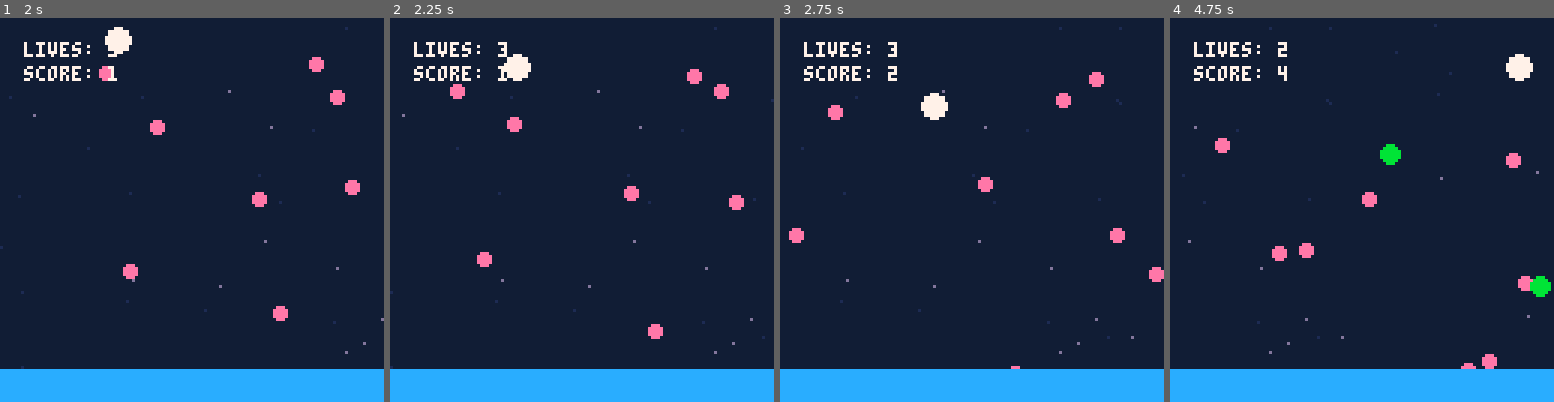
Above: before the commit, frames 1-4 (left to right).
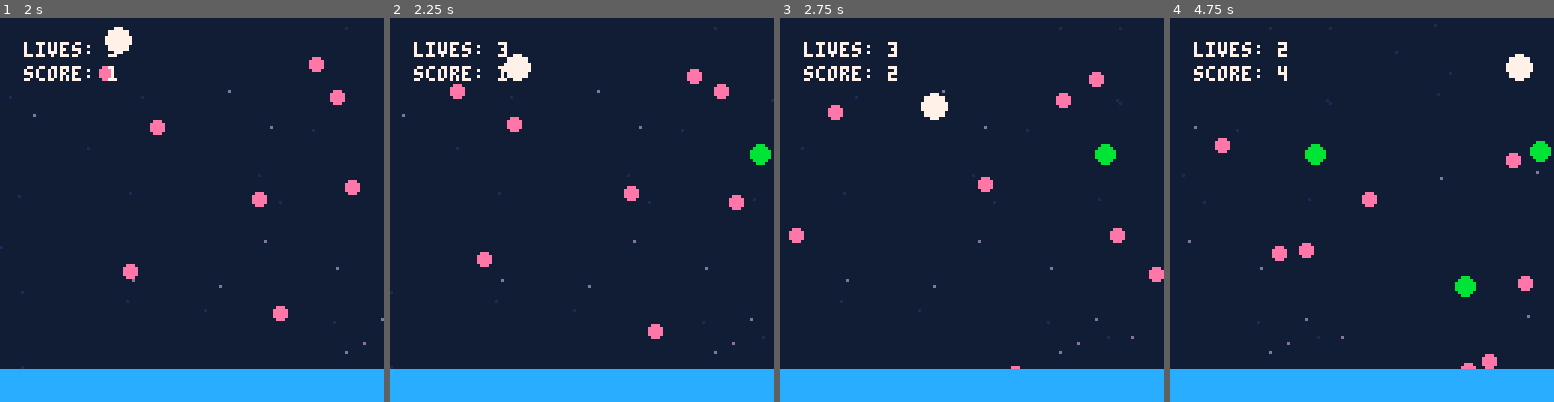
Above: after the commit, the same moments.

Repository: jmross/pico8-balloon-journey
Game: PICO-8 cartridge trip.p8
Two runs of this game, one before a commit and one after it. Both use one fixed random seed, a clock stepped at 60 frames per second and the inputs below.
Inputs:
- Up to frame 1 (2 s): tap X (X key) at 0.33, 1.07, 1.85 s; tap O (Z key) at 0.7, 1.7 s; hold Right from 1.6 s (still down)
- Up to frame 2 (2.25 s): release Right at 2.1 s; tap O (Z key) at 2.1 s; hold Up from 2.15 s (still down)
- Up to frame 3 (2.75 s): release Up at 2.42 s; hold Right from 2.47 s (still down); tap O (Z key) at 2.5 s
- Up to frame 4 (4.75 s): tap O (Z key) every 0.4 s from 2.9 to 4.5 s; tap X (X key) at 2.97, 4.08 s; release Right at 3.03 s; hold Left 3.08-3.58 s; hold Down 3.63-3.97 s; hold Right 4.02-4.68 s; hold Up from 4.73 s (still down)

Frame 1 is identical in both runs. In frame 2, 0.2% of the frame differs, in the area x 93-100%, y 32-39%; in frame 3, 0.2%; in frame 4, 1.1%, in the area x 35-100%, y 32-73%.

Commit message:
More balloons

Diff:
--- a/main.lua
+++ b/main.lua
@@ -92,7 +92,7 @@
     game.timer += 1
     game.score += 1 / 30
 
-    if(flr(game.timer) % 25 == 0 and flr(rnd(7)) == 1) then
+    if(flr(game.timer) % 25 == 0 and flr(rnd(3)) == 1) then
       b = balloon:new()
       b.dx = game.scroll_speed
       b:init()
